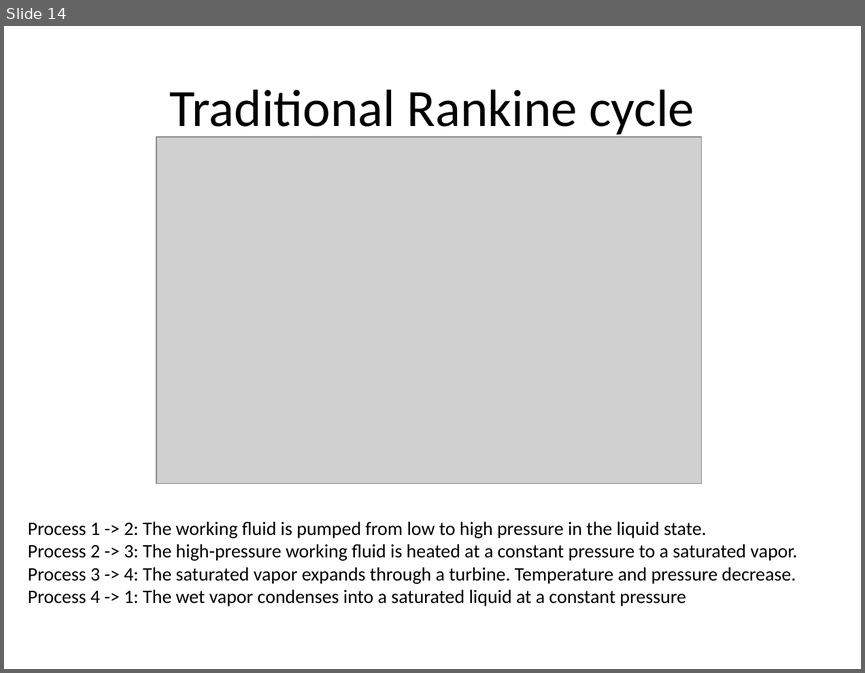
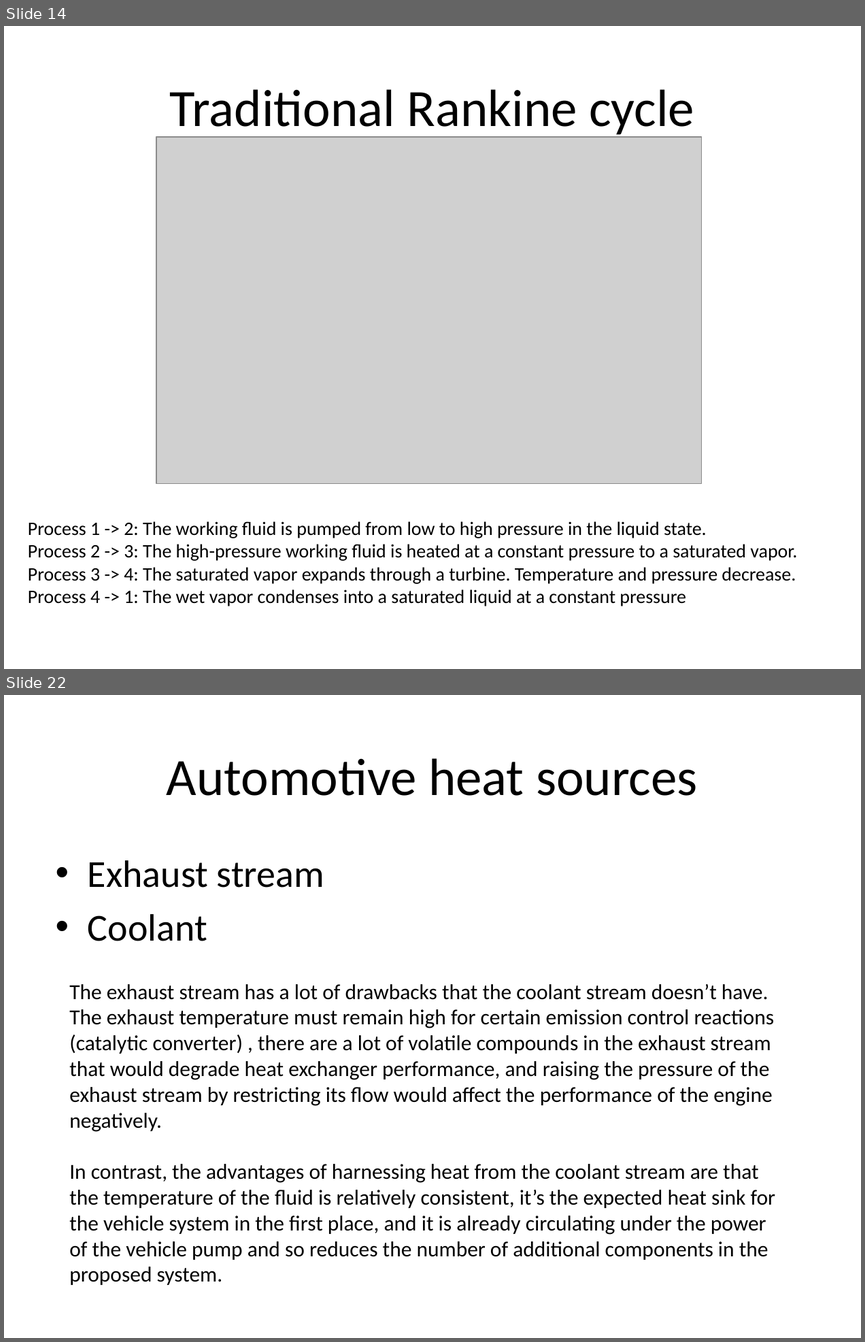
Before and after one commit to gmclapp/Masters_Thesis, a slide deck: Proposal/Proposal presentation.pptx. Shown one above the other, each under a label of ours: slide 14 before the commit, slides 14 and 22 after it; the slides between them are not shown. The pictures are 865x673 and 865x1342 pixels, drawn with LibreOffice and Linux fonts; fonts in the diff are those of the drawing; grey boxes stand for pictures; background and template pictures are left out. Boxes give left, top, right and bottom in pixels: in the first picture for what was removed or moved away, otherwise in the second. Text is boxed around its words. In the diff, an @@ line names an element or a change of style, - is before the commit and + after.

```diff
--- a/Proposal/Proposal presentation.pptx
+++ b/Proposal/Proposal presentation.pptx
@@ slide 22 added at (4, 695, 861, 1338), background picture (left out) @@
@@ title added at (167, 758, 698, 796), 44 pt, text #000000 @@
+Automotive heat sources
@@ text added at (88, 860, 324, 941), 32 pt, text #000000 @@
+• Exhaust stream
+• Coolant
@@ text added at (69, 984, 776, 1285), 18 pt, text #000000 @@
+The exhaust stream has a lot of drawbacks that the coolant stream doesn’t have. The exhaust temperature must remain high for certain emission control reactions (catalytic converter) , there are a lot of volatile compounds in the exhaust stream that would degrade heat exchanger performance, and raising the pressure of the exhaust stream by restricting its flow would affect the performance of the engine negatively.
+In contrast, the advantages of harnessing heat from the coolant stream are that the temperature of the fluid is relatively consistent, it’s the expected heat sink for the vehicle system in the first place, and it is already circulating under the power of the vehicle pump and so reduces the number of additional components in the proposed system.
```
Also in this commit, not shown: 17 slides changed, 11 other slides added, 1 slide removed, 1 other file.
